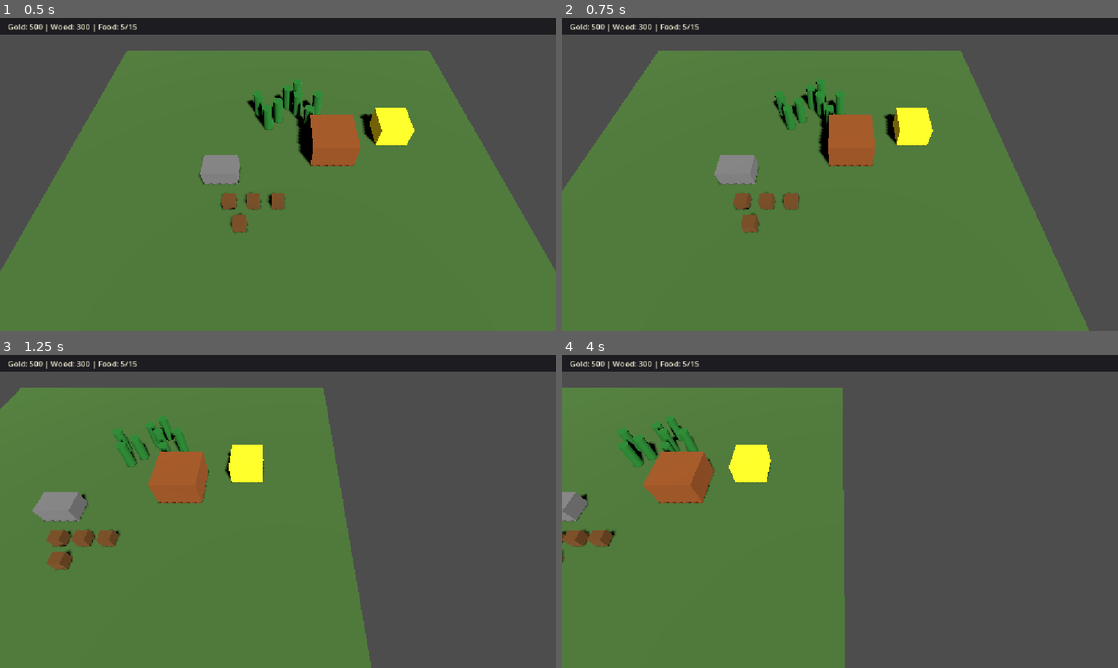
Above: before the commit, frames 1-4 (two rows, left to right).
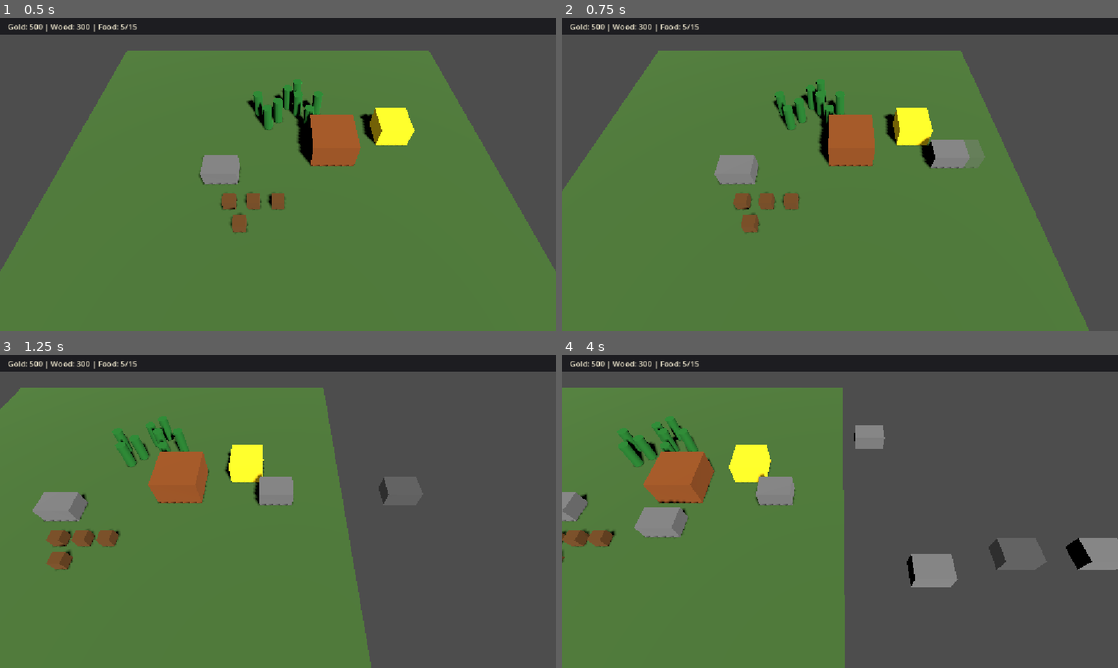
Above: after the commit, the same moments.

Repository: nplvkntx/endless-battle
Game: Godot game, scene res://scenes/main.tscn
Two runs of this game, one before a commit and one after it. Both use one fixed random seed, a clock stepped at 60 frames per second and the inputs below.
Inputs (mouse positions are in pixels of both pictures, inside the frame that each line leads up to):
- Up to frame 1 (0.5 s): no input
- Up to frame 2 (0.75 s): tap Enter at 0.5 s; move the mouse to (962, 158) at 0.52 s; hold Right (ui_right) from 0.53 s (still down); tap B at 0.6 s; click (962, 158) at 0.67 s
- Up to frame 3 (1.25 s): keep holding Right (ui_right)
- Up to frame 4 (4 s): release Right (ui_right) at 1.25 s; drag from (728, 527) to (812, 574) at 1.27 s; tap Space at 2 s; move the mouse to (895, 442) at 2.02 s; hold Right (ui_right) 2.03-2.75 s; tap B at 2.1, 3.6 s; click (895, 442) at 2.17 s; drag from (812, 574) to (673, 464) at 2.77 s; move the mouse to (1006, 558) at 3.52 s; hold Left (ui_left) from 3.53 s (still down); click (1006, 558) at 3.67 s

Frame 1 is identical in both runs. In frame 2, 1.0% of the frame differs, in the area x 63-77%, y 37-49%; in frame 3, 0.7%; in frame 4, 3.7%, in the area x 13-100%, y 22-75%.

Commit message:
TASK-018 Farm placement preview

Diff:
--- a/scenes/main.tscn
+++ b/scenes/main.tscn
@@ -3,6 +3,7 @@
 [ext_resource type="Script" path="res://scripts/buildings/command_center.gd" id="2_command_center"]
 [ext_resource type="Script" path="res://scripts/systems/camera_controller.gd" id="3_camera_controller"]
 [ext_resource type="Script" path="res://scripts/systems/selection_manager.gd" id="5_selection_manager"]
+[ext_resource type="Script" path="res://scripts/systems/build_manager.gd" id="11_build_manager"]
 [ext_resource type="Script" path="res://scripts/ui/selection_box.gd" id="6_selection_box"]
 [ext_resource type="Script" path="res://scripts/ui/resource_bar.gd" id="7_resource_bar"]
 [ext_resource type="PackedScene" path="res://scenes/units/worker.tscn" id="4_worker"]
@@ -36,6 +37,9 @@
 
 [node name="SelectionManager" type="Node" parent="."]
 script = ExtResource("5_selection_manager")
+
+[node name="BuildManager" type="Node" parent="."]
+script = ExtResource("11_build_manager")
 
 [node name="SelectionUI" type="CanvasLayer" parent="."]
 
--- a/scripts/systems/build_manager.gd
+++ b/scripts/systems/build_manager.gd
@@ -0,0 +1,121 @@
+extends Node
+
+## Handles building placement preview and instant placement.
+
+const FARM_SCENE: PackedScene = preload("res://scenes/buildings/farm.tscn")
+const FARM_GROUND_Y: float = 0.75
+const GHOST_ALPHA: float = 0.4
+
+@export var camera_path: NodePath = "../Camera3D"
+@export var buildings_parent_path: NodePath = ".."
+
+var _is_placing_farm: bool = false
+var _farm_ghost: Node3D = null
+
+
+func _process(_delta: float) -> void:
+	if not _is_placing_farm or _farm_ghost == null:
+		return
+
+	var camera: Camera3D = get_node_or_null(camera_path) as Camera3D
+	if camera == null:
+		return
+
+	var ground_position: Vector3 = _raycast_ground_plane(
+		camera,
+		get_viewport().get_mouse_position()
+	)
+	if not ground_position.is_finite():
+		return
+
+	_farm_ghost.global_position = Vector3(ground_position.x, FARM_GROUND_Y, ground_position.z)
+
+
+func _input(event: InputEvent) -> void:
+	if event is InputEventKey and event.pressed and not event.echo:
+		if event.keycode == KEY_B and not _is_placing_farm:
+			_start_farm_placement()
+			get_viewport().set_input_as_handled()
+			return
+		if event.keycode == KEY_ESCAPE and _is_placing_farm:
+			_cancel_farm_placement()
+			get_viewport().set_input_as_handled()
+			return
+
+	if not _is_placing_farm:
+		return
+
+	if event is InputEventMouseButton and event.pressed:
+		match event.button_index:
+			MOUSE_BUTTON_LEFT:
+				_place_farm()
+				get_viewport().set_input_as_handled()
+			MOUSE_BUTTON_RIGHT:
+				_cancel_farm_placement()
+				get_viewport().set_input_as_handled()
+
+
+func _start_farm_placement() -> void:
+	var buildings_parent: Node = get_node_or_null(buildings_parent_path)
+	if buildings_parent == null:
+		return
+
+	_is_placing_farm = true
+	_farm_ghost = FARM_SCENE.instantiate()
+	_disable_ghost_collision(_farm_ghost)
+	_apply_ghost_material(_farm_ghost)
+	buildings_parent.add_child(_farm_ghost)
+
+
+func _cancel_farm_placement() -> void:
+	_is_placing_farm = false
+	if _farm_ghost != null:
+		_farm_ghost.queue_free()
+		_farm_ghost = null
+
+
+func _place_farm() -> void:
+	if _farm_ghost == null:
+		return
+
+	var buildings_parent: Node = get_node_or_null(buildings_parent_path)
+	if buildings_parent == null:
+		return
+
+	var farm: Node3D = FARM_SCENE.instantiate()
+	farm.global_position = _farm_ghost.global_position
+	buildings_parent.add_child(farm)
+
+
+func _disable_ghost_collision(ghost: Node3D) -> void:
+	if ghost is CollisionObject3D:
+		(ghost as CollisionObject3D).collision_layer = 0
+		(ghost as CollisionObject3D).collision_mask = 0
+
+	var collision_shape: CollisionShape3D = ghost.get_node_or_null("CollisionShape3D") as CollisionShape3D
+	if collision_shape:
+		collision_shape.disabled = true
+
+
+func _apply_ghost_material(ghost: Node3D) -> void:
+	var mesh_instance: MeshInstance3D = ghost.get_node_or_null("MeshInstance3D") as MeshInstance3D
+	if mesh_instance == null:
+		return
+
+	var ghost_material := StandardMaterial3D.new()
+	ghost_material.albedo_color = Color(0.6, 0.6, 0.6, GHOST_ALPHA)
+	ghost_material.transparency = BaseMaterial3D.TRANSPARENCY_ALPHA
+	mesh_instance.material_override = ghost_material
+
+
+func _raycast_ground_plane(camera: Camera3D, screen_position: Vector2) -> Vector3:
+	var ray_origin: Vector3 = camera.project_ray_origin(screen_position)
+	var ray_direction: Vector3 = camera.project_ray_normal(screen_position)
+	if is_zero_approx(ray_direction.y):
+		return Vector3(INF, INF, INF)
+
+	var intersection_distance: float = -ray_origin.y / ray_direction.y
+	if intersection_distance < 0.0:
+		return Vector3(INF, INF, INF)
+
+	return ray_origin + ray_direction * intersection_distance
